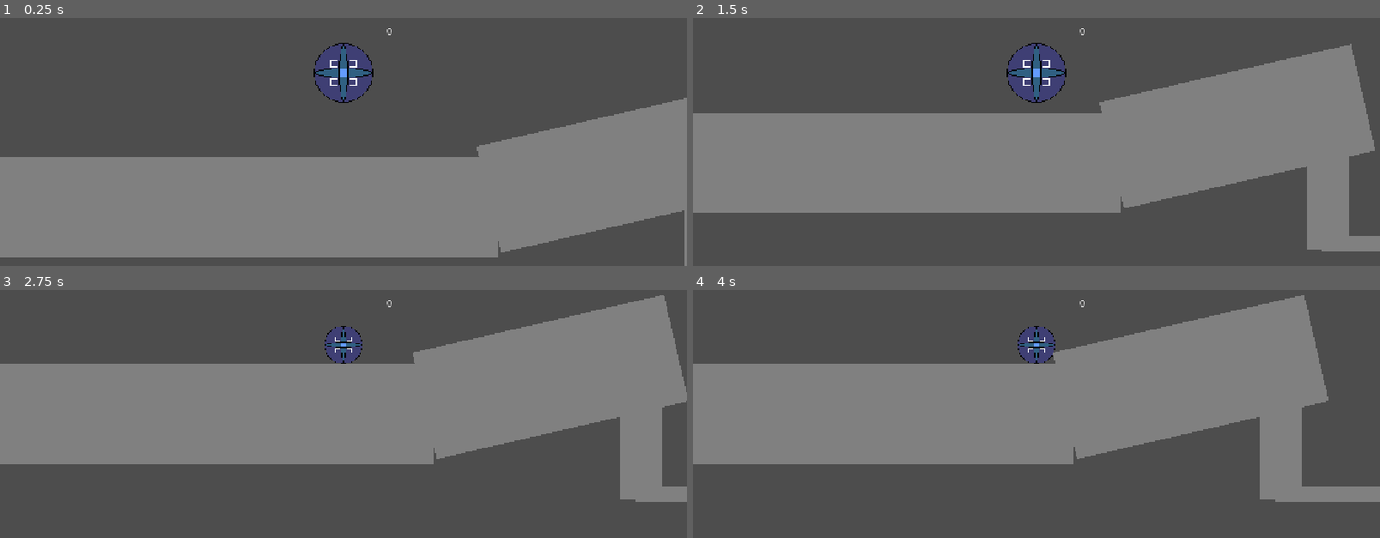
Above: before the commit, frames 1-4 (two rows, left to right).
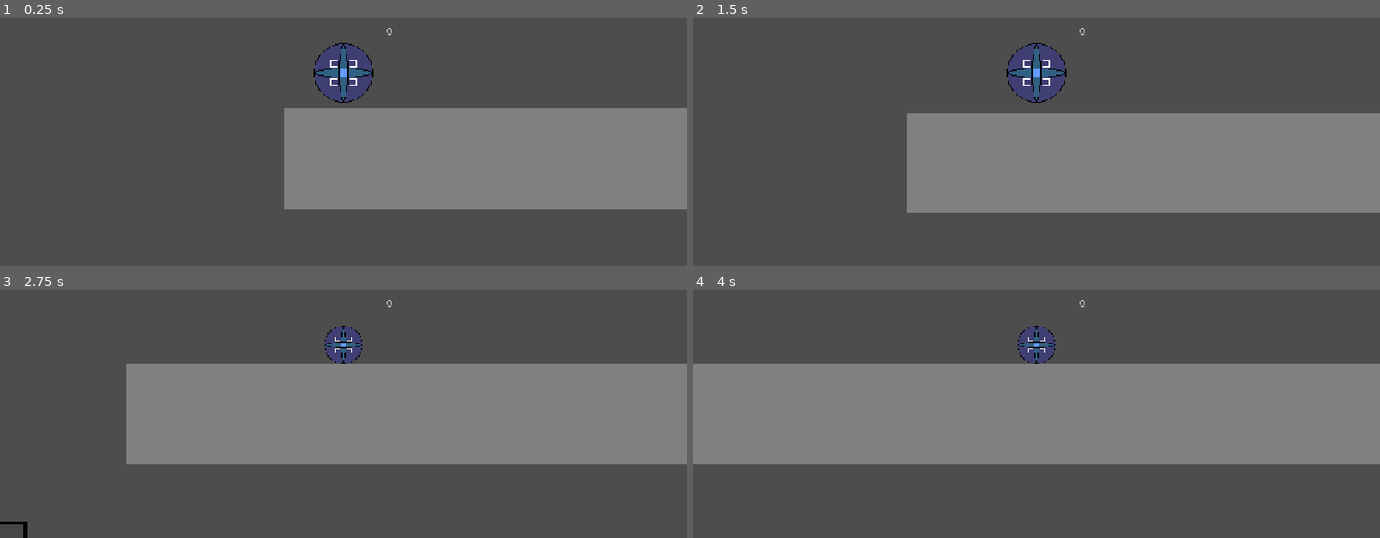
Above: after the commit, the same moments.

Repository: eastern2727/Game-jam
Game: Godot game, scene res://main.tscn
Two runs of this game, one before a commit and one after it. Both use one fixed random seed, a clock stepped at 60 frames per second and the inputs below.
Inputs:
- Up to frame 1 (0.25 s): no input
- Up to frame 2 (1.5 s): hold Space (compress) 0.53-1.28 s; hold D (right) from 0.53 s (still down); tap Space (compress) at 1.35 s
- Up to frame 3 (2.75 s): release D (right) at 2.03 s; hold A (left) from 2.03 s (still down); hold Space (compress) from 2.03 s (still down)
- Up to frame 4 (4 s): release A (left) at 2.78 s; release Space (compress) at 2.78 s; hold D (right) from 2.78 s (still down); tap Space (compress) at 2.85 s; hold Space (compress) from 3.53 s (still down)

The runs differ from the first frame. In frame 1, 33% of the frame differs, in the area x 0-100%, y 32-100%; in frame 2, 24%; in frame 3, 19%; in frame 4, 15%.

Commit message:
pushg

Diff:
--- /dev/null
+++ b/game-jam-real/character_body_2d.gd
@@ -0,0 +1,9 @@
+extends CharacterBody2D
+
+
+const SPEED = 300.0
+const JUMP_VELOCITY = -400.0
+
+
+func _physics_process(delta: float) -> void:
+	rotation += 0.1
--- a/game-jam-real/main.tscn
+++ b/game-jam-real/main.tscn
@@ -9,8 +9,8 @@
 [ext_resource type="Script" uid="uid://2kweohlmgf7r" path="res://spinny.gd" id="6_272bh"]
 [ext_resource type="Texture2D" uid="uid://c84bwl66ldmj2" path="res://pixil-frame-0 (10).png" id="7_5vw27"]
 [ext_resource type="Script" uid="uid://brq1wcscmx1ql" path="res://floating_platform_h.gd" id="7_272bh"]
+[ext_resource type="Script" uid="uid://dhbgaae6tabvg" path="res://character_body_2d.gd" id="9_efxa6"]
 [ext_resource type="Script" uid="uid://dk2dqec6gnfyc" path="res://floating_platform_v.gd" id="9_kek77"]
-[ext_resource type="Script" uid="uid://dkd7ilwcxwm5y" path="res://restart.gd" id="11_efxa6"]
 
 [sub_resource type="RectangleShape2D" id="RectangleShape2D_g4v7s"]
 size = Vector2(1743, 157)
@@ -31,10 +31,10 @@
 size = Vector2(70, 352)
 
 [sub_resource type="RectangleShape2D" id="RectangleShape2D_7numd"]
-size = Vector2(293, 26)
-
-[sub_resource type="RectangleShape2D" id="RectangleShape2D_5s0fj"]
-size = Vector2(53, 447)
+size = Vector2(1142.25, 26)
+
+[sub_resource type="RectangleShape2D" id="RectangleShape2D_p1u0y"]
+size = Vector2(76, 349.25)
 
 [node name="Node2D" type="Node2D" unique_id=2011774588]
 
@@ -63,7 +63,7 @@
 script = ExtResource("9_kek77")
 
 [node name="Player" parent="." unique_id=681009790 instance=ExtResource("1_ig7tw")]
-position = Vector2(1485, 253)
+position = Vector2(113, 335)
 
 [node name="StaticBody2D" type="StaticBody2D" parent="." unique_id=2139852630]
 position = Vector2(255, 449)
@@ -135,9 +135,22 @@
 offset_right = 386.75
 offset_bottom = 40.0
 color = Color(0.5019608, 0.5019608, 0.5019608, 1)
+metadata/_edit_use_anchors_ = true
+
+[node name="CollisionShape2D10" type="CollisionShape2D" parent="StaticBody2D" unique_id=525144408]
+position = Vector2(4888, 0)
+shape = SubResource("RectangleShape2D_3gngh")
+
+[node name="ColorRect" type="ColorRect" parent="StaticBody2D/CollisionShape2D10" unique_id=425909863]
+offset_left = -403.25
+offset_top = -25.25
+offset_right = 386.75
+offset_bottom = 40.0
+color = Color(0.5019608, 0.5019608, 0.5019608, 1)
+metadata/_edit_use_anchors_ = true
 
 [node name="CollisionShape2D7" type="CollisionShape2D" parent="StaticBody2D" unique_id=1812468767]
-position = Vector2(3390, -150)
+position = Vector2(3409, 155)
 shape = SubResource("RectangleShape2D_fcnqv")
 
 [node name="ColorRect" type="ColorRect" parent="StaticBody2D/CollisionShape2D7" unique_id=1037097518]
@@ -145,26 +158,59 @@
 offset_top = -178.0
 offset_right = 40.0
 offset_bottom = 187.0
+metadata/_edit_use_anchors_ = true
 
 [node name="CollisionShape2D8" type="CollisionShape2D" parent="StaticBody2D" unique_id=1046377415]
-position = Vector2(3505, -313)
+position = Vector2(3986.875, 331)
 shape = SubResource("RectangleShape2D_7numd")
 
 [node name="ColorRect" type="ColorRect" parent="StaticBody2D/CollisionShape2D8" unique_id=898868227]
-offset_left = -147.0
-offset_top = -17.0
-offset_right = 146.0
-offset_bottom = 23.0
-
-[node name="RigidBody2D" type="RigidBody2D" parent="." unique_id=296794986]
-
-[node name="CollisionShape2D" type="CollisionShape2D" parent="RigidBody2D" unique_id=1912971014]
-position = Vector2(3264.5, 133)
-shape = SubResource("RectangleShape2D_5s0fj")
-
-[node name="Spinny" type="Sprite2D" parent="RigidBody2D" unique_id=1082940939]
-position = Vector2(3266, 123)
+offset_left = -576.875
+offset_top = -12.0
+offset_right = 567.125
+offset_bottom = 28.0
+
+[node name="CollisionShape2D9" type="CollisionShape2D" parent="StaticBody2D" unique_id=443374073]
+position = Vector2(4517, 159)
+shape = SubResource("RectangleShape2D_p1u0y")
+
+[node name="ColorRect" type="ColorRect" parent="StaticBody2D/CollisionShape2D9" unique_id=2036105170]
+offset_left = -37.0
+offset_top = -183.0
+offset_right = 39.0
+offset_bottom = 173.0
+metadata/_edit_use_anchors_ = true
+
+[node name="CollisionShape2D11" type="CollisionShape2D" parent="StaticBody2D" unique_id=586057306]
+position = Vector2(5239, -197)
+shape = SubResource("RectangleShape2D_p1u0y")
+
+[node name="ColorRect" type="ColorRect" parent="StaticBody2D/CollisionShape2D11" unique_id=1920859412]
+offset_left = -37.0
+offset_top = -183.0
+offset_right = 39.0
+offset_bottom = 173.0
+metadata/_edit_use_anchors_ = true
+
+[node name="CharacterBody2D" type="CharacterBody2D" parent="." unique_id=11917299]
+position = Vector2(4455, 524)
+script = ExtResource("9_efxa6")
+
+[node name="CollisionPolygon2D" type="CollisionPolygon2D" parent="CharacterBody2D" unique_id=1128937683]
+position = Vector2(-8, 7.4299927)
+polygon = PackedVector2Array(-32, -219.1, -32, -217.3, -34, -216.2, -34, 232, 29, 232, 29, -216.9)
+
+[node name="Spinny" type="Sprite2D" parent="CharacterBody2D" unique_id=1082940939]
+position = Vector2(-8, 7.4299927)
 texture = ExtResource("5_7mycd")
 centered = false
 offset = Vector2(-180, -250)
 script = ExtResource("6_272bh")
+
+[node name="Label" type="Label" parent="." unique_id=795693811]
+offset_left = 4821.0
+offset_top = 193.0
+offset_right = 5395.0
+offset_bottom = 281.0
+theme_override_font_sizes/font_size = 64
+text = "YOU WINNNN!!!!!!!!"
--- a/game-jam-real/player.gd
+++ b/game-jam-real/player.gd
@@ -1,6 +1,6 @@
 extends CharacterBody2D
 
-const SPEED : int = 200
+const SPEED : int = 300
 const GRAVITY : int = 800
 const HARD_HIT : int = 450
 const BLAST_STRENGTH : float = 1.5
--- a/game-jam-real/spinny.gd
+++ b/game-jam-real/spinny.gd
@@ -8,4 +8,5 @@
 
 # Called every frame. 'delta' is the elapsed time since the previous frame.
 func _process(delta: float) -> void:
-	rotate(deg_to_rad(rotationSpeed))
+	#rotate(deg_to_rad(rotationSpeed))
+	pass
Not shown, added: game-jam-real/character_body_2d.gd.uid
